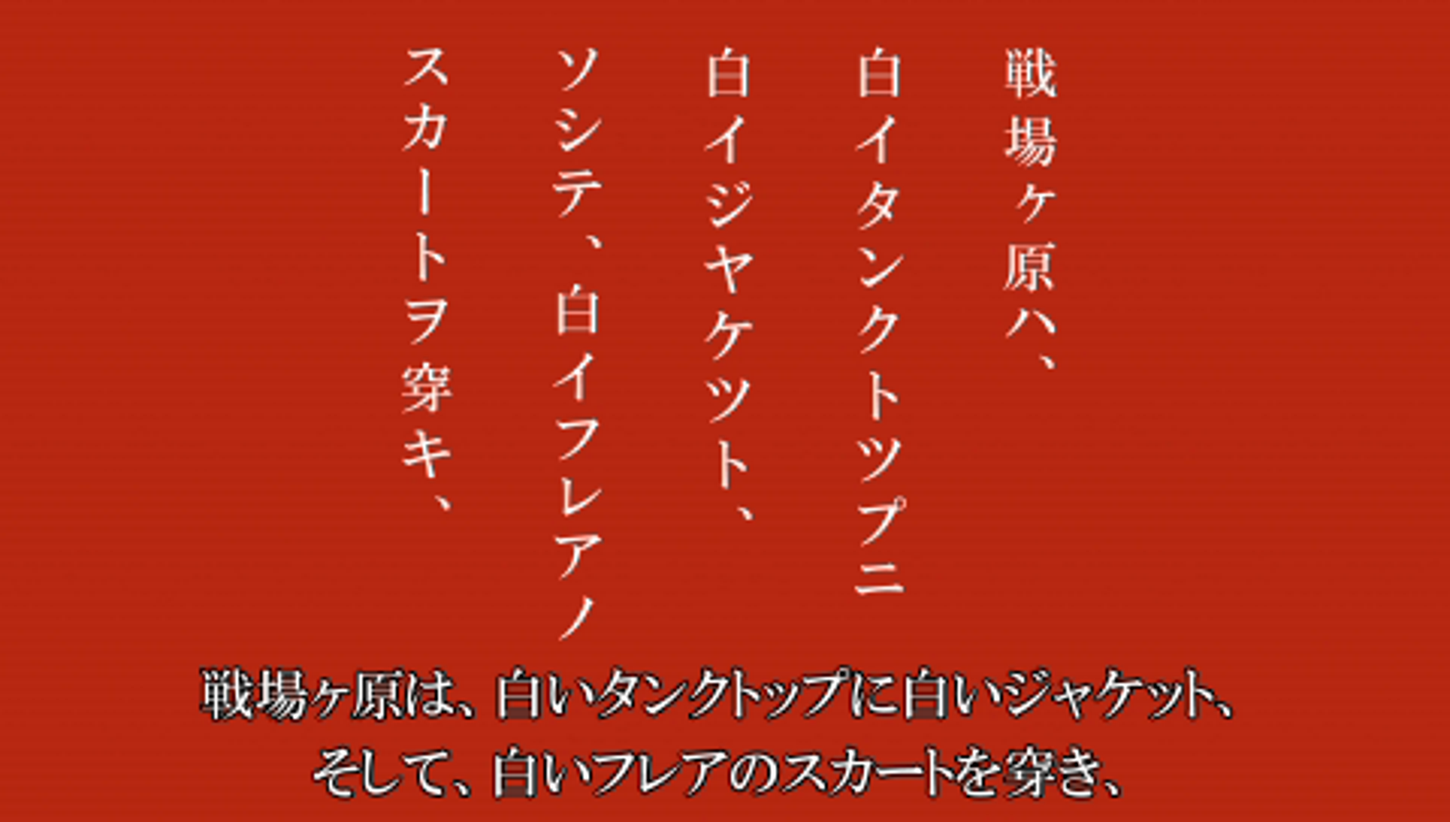
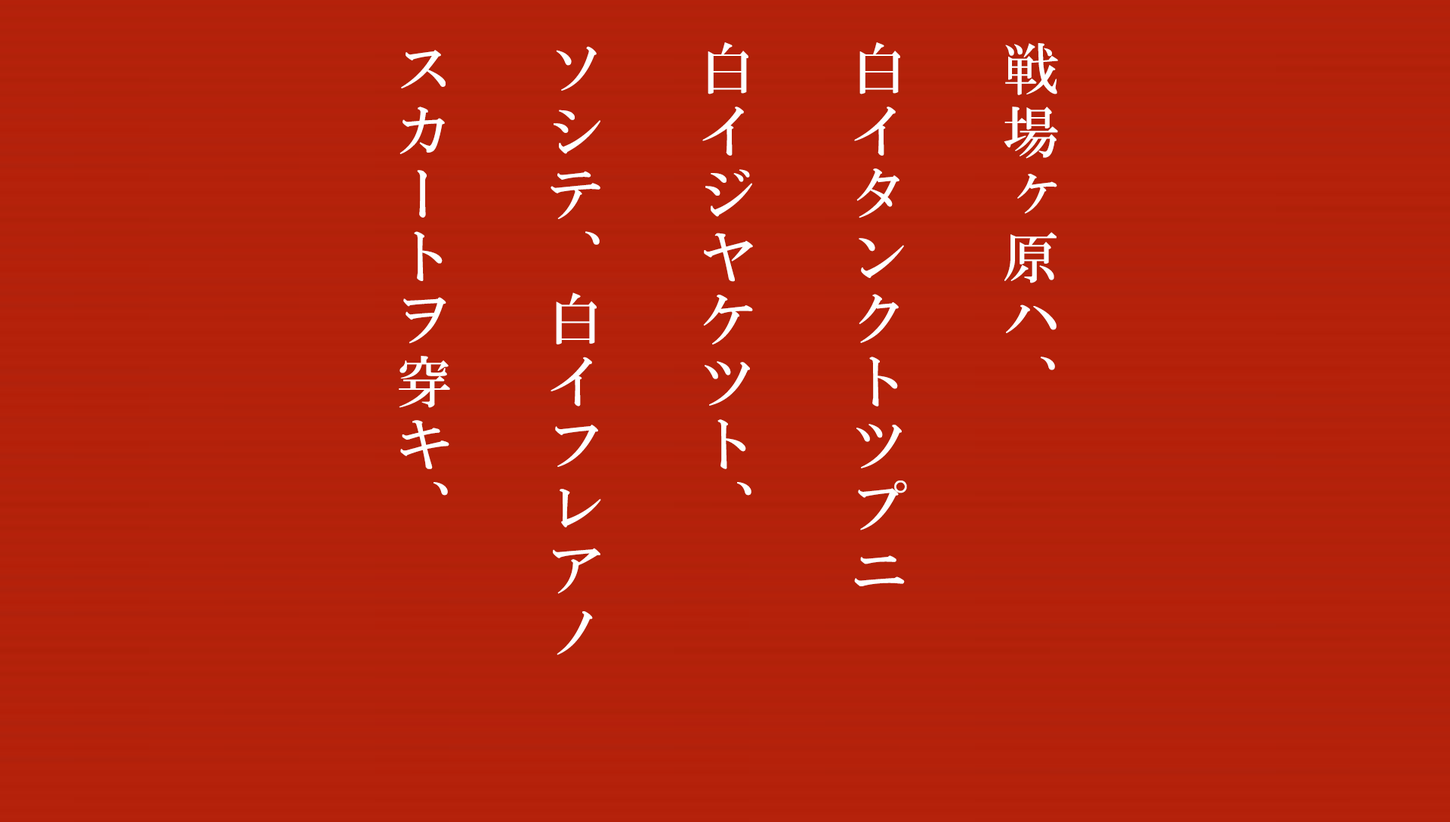
Layers edited between the first and the second 1450x822 image:
added layer "戦場ヶ原ハ、 白イタンクトツプニ 白イジヤケツト、 ソシテ、白イフレアノ スカートヲ穿キ、" above "Layer 2" over [398, 42, 1059, 655]
showed "Layer 2" over [0, 0, 1450, 822]
